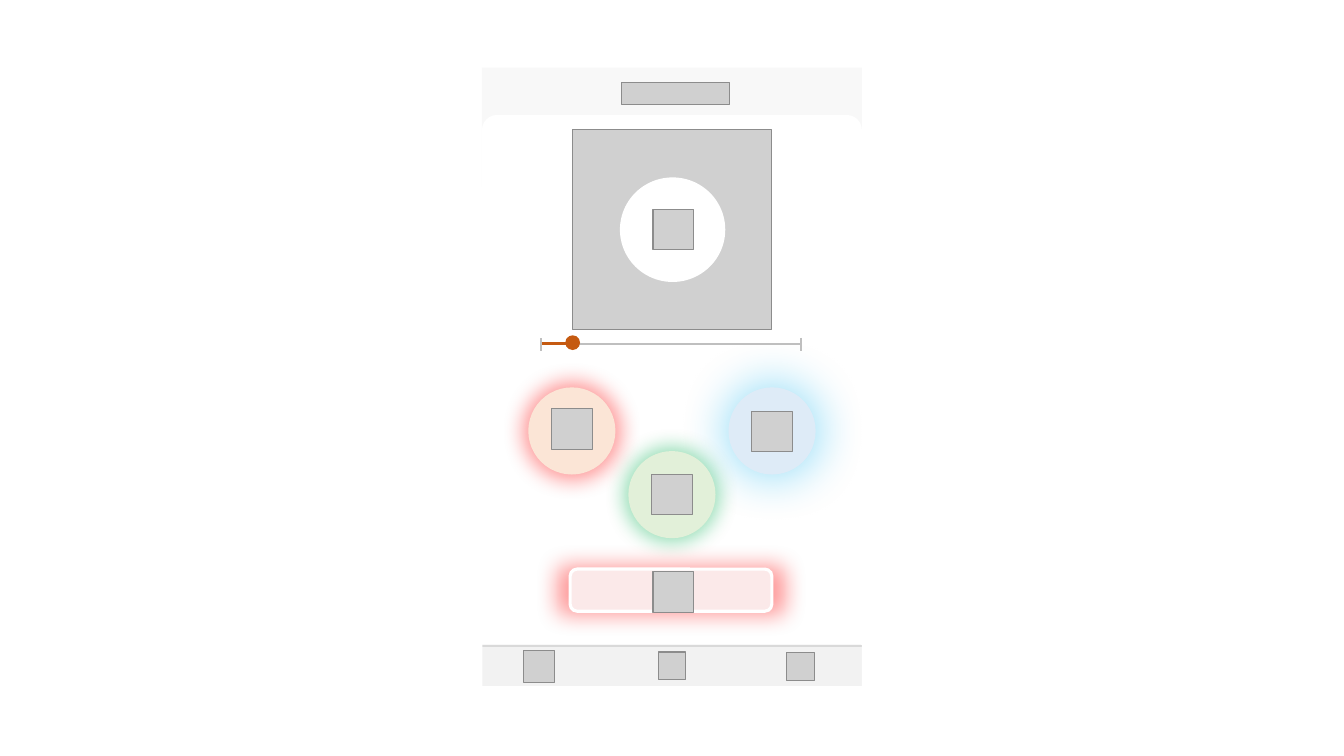
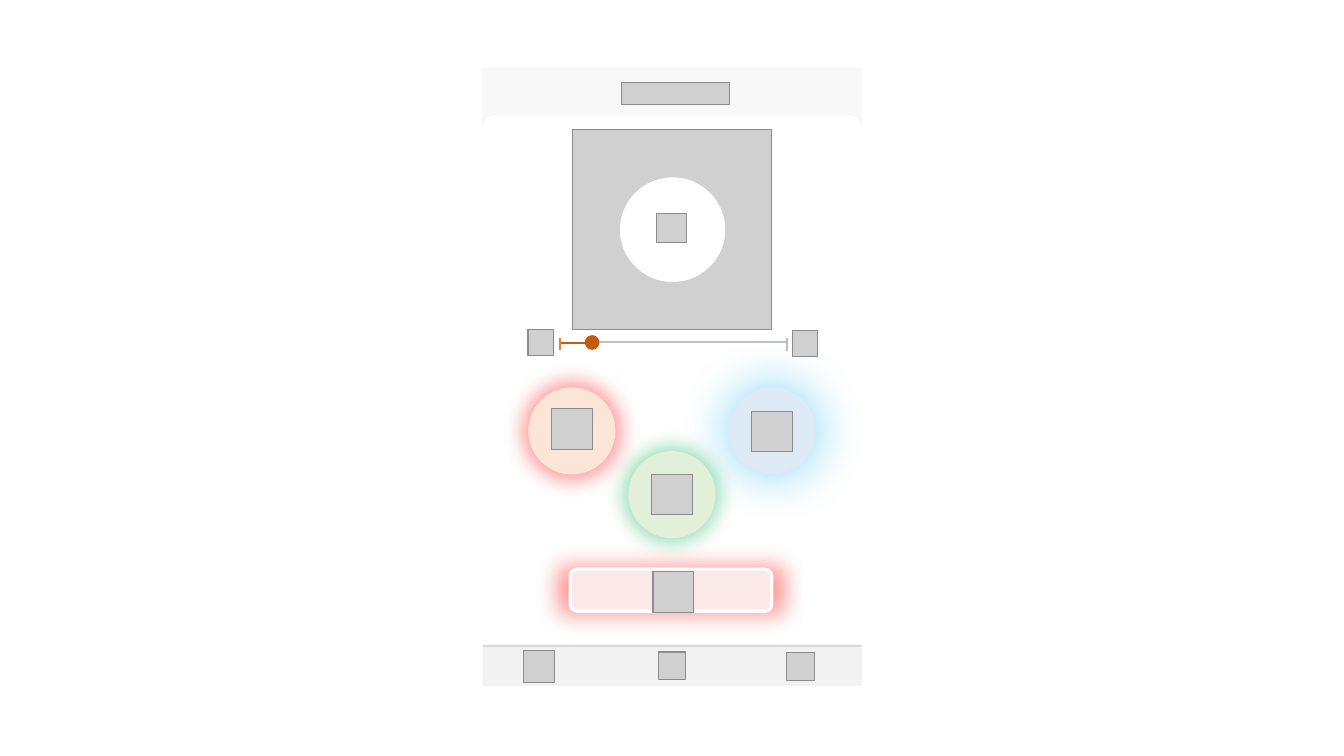
Before and after one commit to edicu2/Sentiment_Diffuser, a slide deck: slide 10 of documents/4. diffuser_디자인기획서/화면정의서_모바일.pptx. Drawn at 1344x756 pixels with LibreOffice and Linux fonts; fonts in the diff are those of the drawing; grey boxes stand for pictures. Boxes give left, top, right and bottom in pixels: in the first picture for what was removed or moved away, otherwise in the second. Text is boxed around its words. In the diff, an @@ line names an element or a change of style, - is before the commit and + after.

```diff
--- a/documents/4. diffuser_디자인기획서/화면정의서_모바일.pptx
+++ b/documents/4. diffuser_디자인기획서/화면정의서_모바일.pptx
@@ picture: place and size @@
-picture at <box>653,210,694,250</box>
+picture at <box>657,214,687,243</box>
@@ picture added at <box>528,330,554,355</box> @@
@@ line (561, 338) - (561, 351): stroke #BFBFBF 1.5 pt to #ED7D31 1.5 pt @@
@@ 2 lines, 1 ellipse: place and size @@
-2 lines, 1 ellipse at <box>541,336,580,351</box>
+2 lines, 1 ellipse at <box>561,336,599,351</box>
@@ line (562, 343) - (589, 343): stroke #C55A11 2.5 pt to #C55A11 1.5 pt @@
@@ line moved from (541, 344) - (802, 344) to (586, 343) - (786, 343) @@
@@ line moved from (802, 338) - (802, 351) to (786, 338) - (786, 352) @@
@@ picture added at <box>792,331,818,356</box> @@
```
Also in this commit, not shown: 7 other slides changed, 8 slides added, 5 slides removed.
